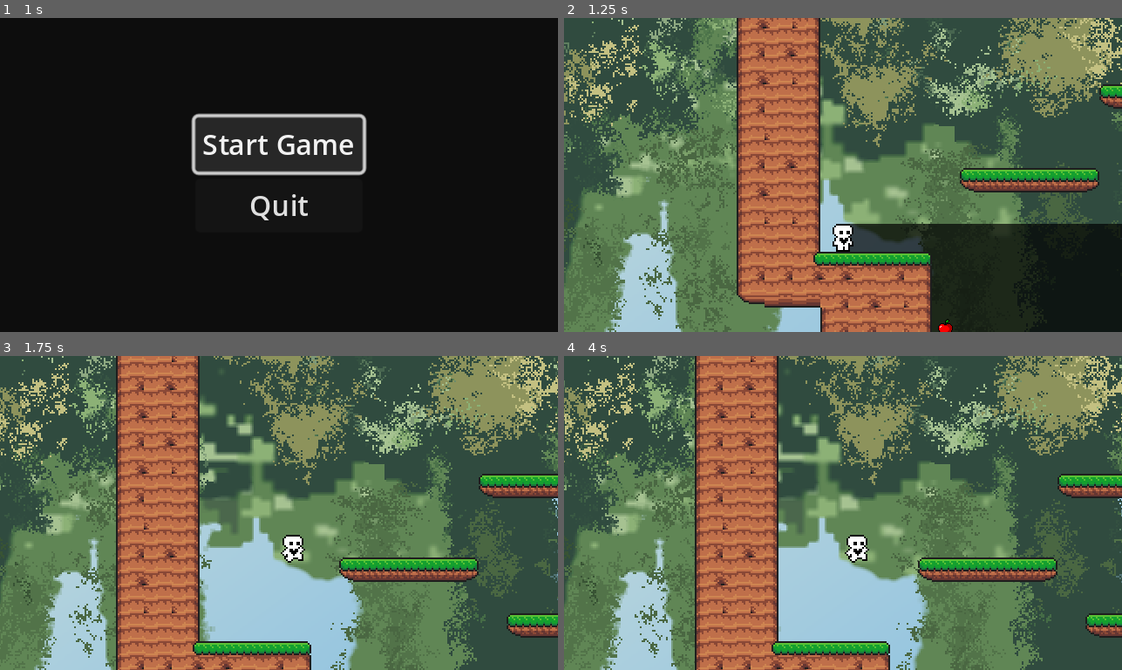
Above: before the commit, frames 1-4 (two rows, left to right).
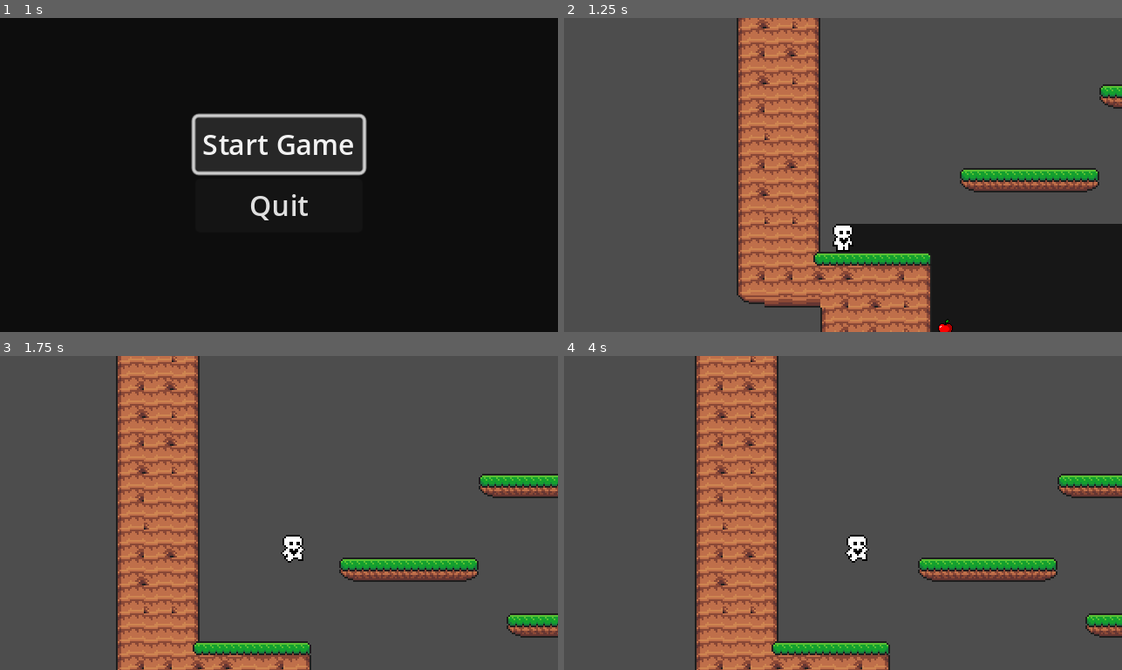
Above: after the commit, the same moments.

Repository: alwong18/AnimalExplorer
Game: Godot game, scene res://Scenes/start_menu.tscn
Same seed, same stepped clock (60 frames per second), same inputs: the game is played once before the commit and once after it. The engine's default icon, where the game draws it, is replaced by a stand-in: a white triangle on a blue panel in a dark square.
Inputs:
- Up to frame 1 (1 s): click "Start Game" at 0.5 s
- Up to frame 2 (1.25 s): no input
- Up to frame 3 (1.75 s): hold Right (move_right) from 1.28 s (still down); tap Up (move_up) at 1.52 s
- Up to frame 4 (4 s): tap Up (move_up) at 2.27, 3.77 s; release Right (move_right) at 2.78 s; hold Left (move_left) 2.78-3.53 s; hold Right (move_right) from 3.53 s (still down)

Frame 1 is identical in both runs. In frame 2, 65% of the frame differs, in the area x 0-100%, y 0-100%; in frame 3, 78%; in frame 4, 78%.

Commit message:
add portal

Diff:
--- a/Scenes/World.tscn
+++ b/Scenes/World.tscn
@@ -1,7 +1,18 @@
-[gd_scene load_steps=2 format=3 uid="uid://k5rl6ostil4q"]
+[gd_scene load_steps=4 format=3 uid="uid://k5rl6ostil4q"]
 
 [ext_resource type="PackedScene" uid="uid://b5doxaq34uvii" path="res://Scenes/player.tscn" id="1_e5v70"]
+[ext_resource type="PackedScene" uid="uid://bqb757nw57rpr" path="res://Scenes/level_completed.tscn" id="2_ib3bo"]
+[ext_resource type="PackedScene" uid="uid://bx2mvh4vgsr88" path="res://portal.tscn" id="3_ad12d"]
 
 [node name="World" type="Node"]
 
 [node name="Player" parent="." instance=ExtResource("1_e5v70")]
+
+[node name="CanvasLayer" type="CanvasLayer" parent="."]
+
+[node name="LevelCompleted" parent="CanvasLayer" instance=ExtResource("2_ib3bo")]
+visible = false
+
+[node name="Portal" parent="." instance=ExtResource("3_ad12d")]
+position = Vector2(67, 2)
+scale = Vector2(2.5, 2.5)
--- a/Scenes/level_one.tscn
+++ b/Scenes/level_one.tscn
@@ -40,6 +40,7 @@
 position = Vector2(223, 51)
 
 [node name="ParallaxBackground" type="ParallaxBackground" parent="." index="9"]
+visible = false
 
 [node name="ParallaxLayer" type="ParallaxLayer" parent="ParallaxBackground" index="0"]
 motion_scale = Vector2(0.1, 1)
@@ -48,3 +49,6 @@
 [node name="Sprite2D" type="Sprite2D" parent="ParallaxBackground/ParallaxLayer" index="0"]
 position = Vector2(100, 80)
 texture = ExtResource("10_lyht3")
+
+[node name="Portal" parent="." index="11"]
+position = Vector2(109, -70)
--- a/Scripts/World.gd
+++ b/Scripts/World.gd
@@ -1,4 +1,6 @@
 extends Node
+
+@export var next_level: PackedScene
 
 @onready var collision_shape_2d = $StaticBody2D/CollisionShape2D
 @onready var polygon_2d = $StaticBody2D/CollisionPolygon2D/Polygon2D
--- /dev/null
+++ b/portal.gd
@@ -0,0 +1,6 @@
+extends Area2D
+
+
+func _on_body_entered(body):
+	queue_free()
+	Events.level_completed.emit()
--- /dev/null
+++ b/portal.tscn
@@ -0,0 +1,111 @@
+[gd_scene load_steps=17 format=3 uid="uid://bx2mvh4vgsr88"]
+
+[ext_resource type="Script" path="res://portal.gd" id="1_a2hf6"]
+[ext_resource type="Texture2D" uid="uid://jrsb8evssymb" path="res://portal-Sheet.png" id="1_i4ppq"]
+
+[sub_resource type="AtlasTexture" id="AtlasTexture_0h3so"]
+atlas = ExtResource("1_i4ppq")
+region = Rect2(0, 0, 32, 32)
+
+[sub_resource type="AtlasTexture" id="AtlasTexture_uk302"]
+atlas = ExtResource("1_i4ppq")
+region = Rect2(32, 0, 32, 32)
+
+[sub_resource type="AtlasTexture" id="AtlasTexture_6ihgt"]
+atlas = ExtResource("1_i4ppq")
+region = Rect2(64, 0, 32, 32)
+
+[sub_resource type="AtlasTexture" id="AtlasTexture_p614m"]
+atlas = ExtResource("1_i4ppq")
+region = Rect2(96, 0, 32, 32)
+
+[sub_resource type="AtlasTexture" id="AtlasTexture_r6edw"]
+atlas = ExtResource("1_i4ppq")
+region = Rect2(128, 0, 32, 32)
+
+[sub_resource type="AtlasTexture" id="AtlasTexture_qem40"]
+atlas = ExtResource("1_i4ppq")
+region = Rect2(160, 0, 32, 32)
+
+[sub_resource type="AtlasTexture" id="AtlasTexture_j0e0g"]
+atlas = ExtResource("1_i4ppq")
+region = Rect2(192, 0, 32, 32)
+
+[sub_resource type="AtlasTexture" id="AtlasTexture_dlvby"]
+atlas = ExtResource("1_i4ppq")
+region = Rect2(224, 0, 32, 32)
+
+[sub_resource type="AtlasTexture" id="AtlasTexture_s5iu2"]
+atlas = ExtResource("1_i4ppq")
+region = Rect2(256, 0, 32, 32)
+
+[sub_resource type="AtlasTexture" id="AtlasTexture_w1ur5"]
+atlas = ExtResource("1_i4ppq")
+region = Rect2(288, 0, 32, 32)
+
+[sub_resource type="AtlasTexture" id="AtlasTexture_ke2a8"]
+atlas = ExtResource("1_i4ppq")
+region = Rect2(320, 0, 32, 32)
+
+[sub_resource type="AtlasTexture" id="AtlasTexture_u1srk"]
+atlas = ExtResource("1_i4ppq")
+region = Rect2(352, 0, 32, 32)
+
+[sub_resource type="SpriteFrames" id="SpriteFrames_xw78l"]
+animations = [{
+"frames": [{
+"duration": 1.0,
+"texture": SubResource("AtlasTexture_0h3so")
+}, {
+"duration": 1.0,
+"texture": SubResource("AtlasTexture_uk302")
+}, {
+"duration": 1.0,
+"texture": SubResource("AtlasTexture_6ihgt")
+}, {
+"duration": 1.0,
+"texture": SubResource("AtlasTexture_p614m")
+}, {
+"duration": 1.0,
+"texture": SubResource("AtlasTexture_r6edw")
+}, {
+"duration": 1.0,
+"texture": SubResource("AtlasTexture_qem40")
+}, {
+"duration": 1.0,
+"texture": SubResource("AtlasTexture_j0e0g")
+}, {
+"duration": 1.0,
+"texture": SubResource("AtlasTexture_dlvby")
+}, {
+"duration": 1.0,
+"texture": SubResource("AtlasTexture_s5iu2")
+}, {
+"duration": 1.0,
+"texture": SubResource("AtlasTexture_w1ur5")
+}, {
+"duration": 1.0,
+"texture": SubResource("AtlasTexture_ke2a8")
+}, {
+"duration": 1.0,
+"texture": SubResource("AtlasTexture_u1srk")
+}],
+"loop": true,
+"name": &"default",
+"speed": 5.0
+}]
+
+[sub_resource type="CapsuleShape2D" id="CapsuleShape2D_p668g"]
+
+[node name="Portal" type="Area2D"]
+script = ExtResource("1_a2hf6")
+
+[node name="AnimatedSprite2D" type="AnimatedSprite2D" parent="."]
+sprite_frames = SubResource("SpriteFrames_xw78l")
+frame_progress = 0.525146
+
+[node name="CollisionShape2D" type="CollisionShape2D" parent="."]
+position = Vector2(3, 1)
+shape = SubResource("CapsuleShape2D_p668g")
+
+[connection signal="body_entered" from="." to="." method="_on_body_entered"]
Binary file added: portal-Sheet.png
Not shown, added: portal-Sheet.png.import
